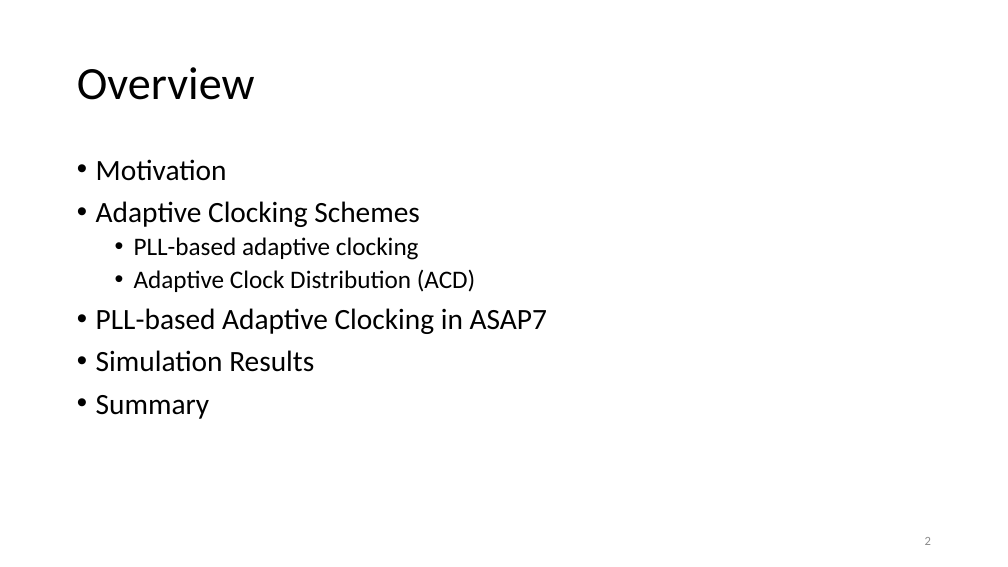
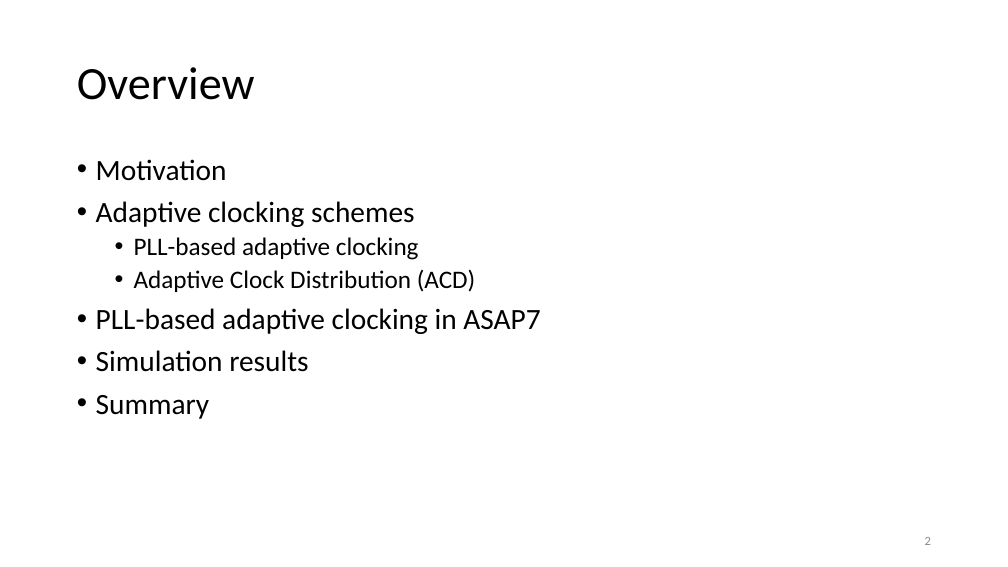
Before and after one commit to NotReallySynthPlls/FinalReport, a slide deck: slide 2 of Adaptive Clocking Techniques for SoC Supply Droop Response.pptx. Drawn at 1008x567 pixels with LibreOffice and Linux fonts; fonts in the diff are those of the drawing. Boxes give left, top, right and bottom in pixels: in the first picture for what was removed or moved away, otherwise in the second. Text is boxed around its words. In the diff, an @@ line names an element or a change of style, - is before the commit and + after.

Commit message:
Update to ppt

```diff
--- a/Adaptive Clocking Techniques for SoC Supply Droop Response.pptx
+++ b/Adaptive Clocking Techniques for SoC Supply Droop Response.pptx
@@ text at <box>96,201,415,227</box>: text changed @@
-• Adaptive Clocking Schemes
+• Adaptive clocking schemes
@@ text at <box>96,308,540,372</box>: text changed @@
-• PLL-based Adaptive Clocking in ASAP7
-• Simulation Results
+• PLL-based adaptive clocking in ASAP7
+• Simulation results
```
Also in this commit, not shown: 2 other slides changed, 2 slides added, 2 slides removed.
